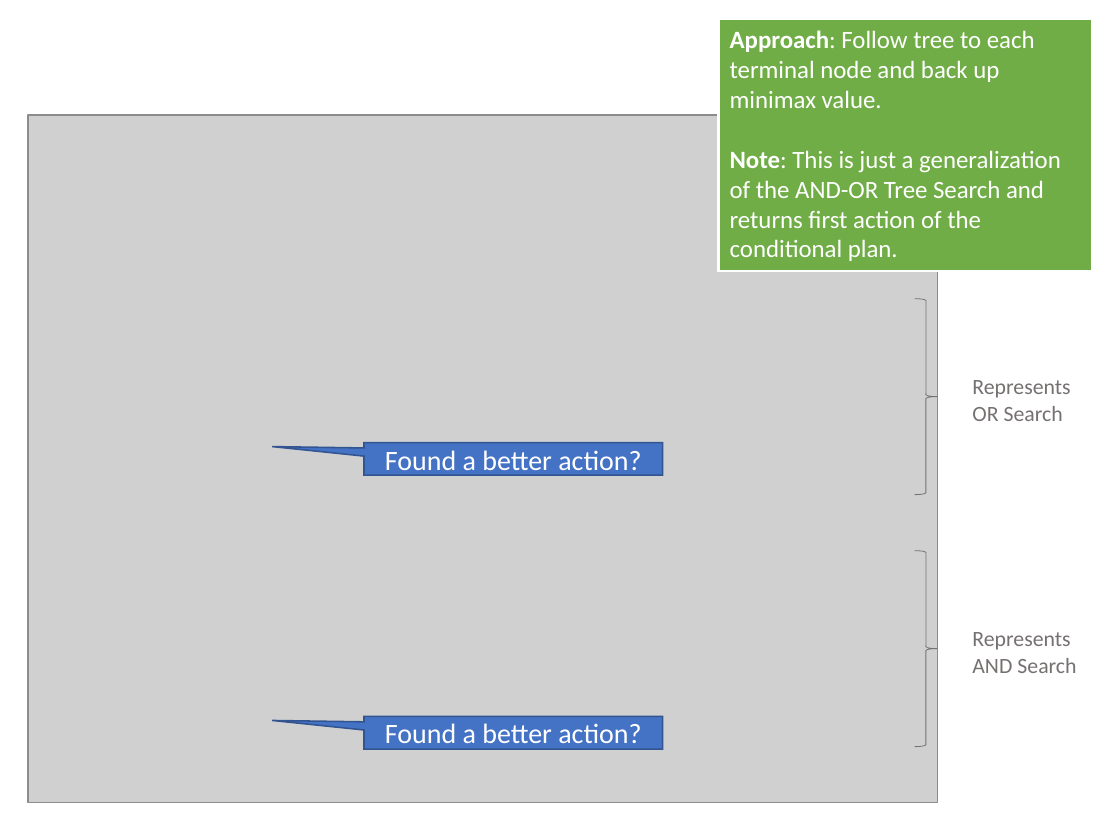
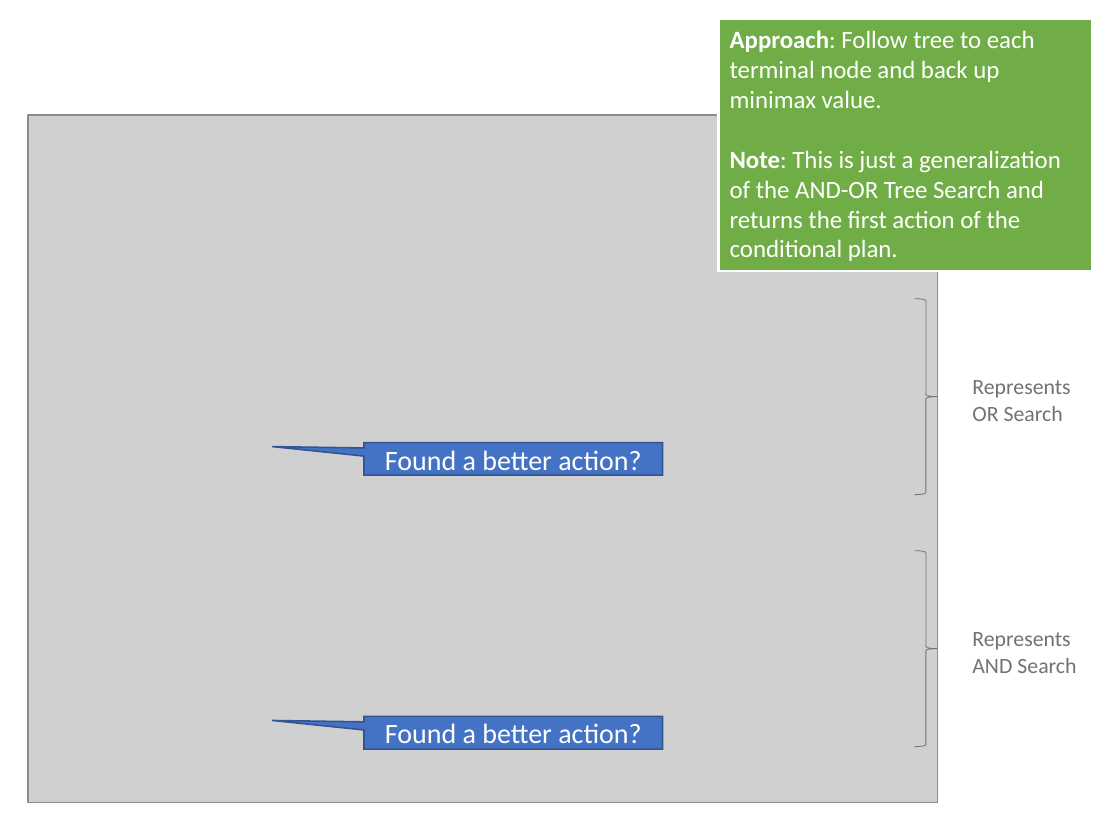
Before and after one commit to mhahsler/CS7320-AI, a slide deck: slide 18 of slides/05_games.pptx. Drawn at 1120x840 pixels with LibreOffice and Linux fonts; fonts in the diff are those of the drawing; grey boxes stand for pictures. Boxes give left, top, right and bottom in pixels: in the first picture for what was removed or moved away, otherwise in the second. Text is boxed around its words. In the diff, an @@ line names an element or a change of style, - is before the commit and + after.

Commit message:
improved game tree.

```diff
--- a/slides/05_games.pptx
+++ b/slides/05_games.pptx
@@ text in rectangle at (x1=730, y1=150, x2=1061, y2=261): text changed @@
-Note: This is just a generalization of the AND-OR Tree Search and returns first action of the conditional plan.
+Note: This is just a generalization of the AND-OR Tree Search and returns the first action of the conditional plan.
```
Also in this commit, not shown: 8 other slides changed, 1 other file.
